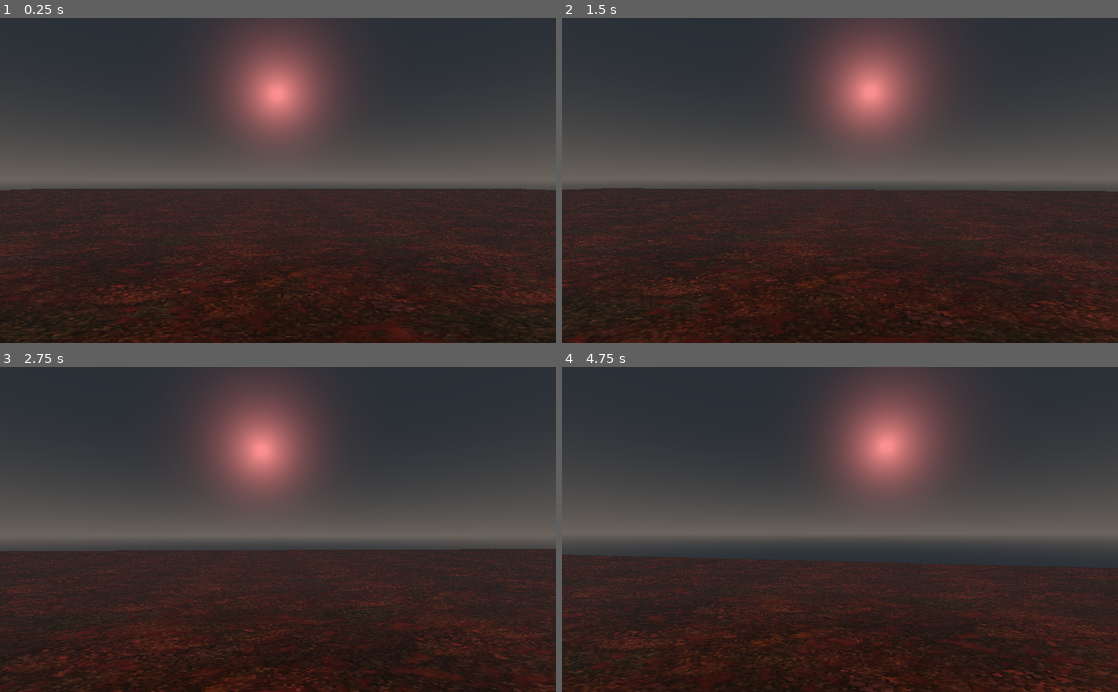
Above: before the commit, frames 1-4 (two rows, left to right).
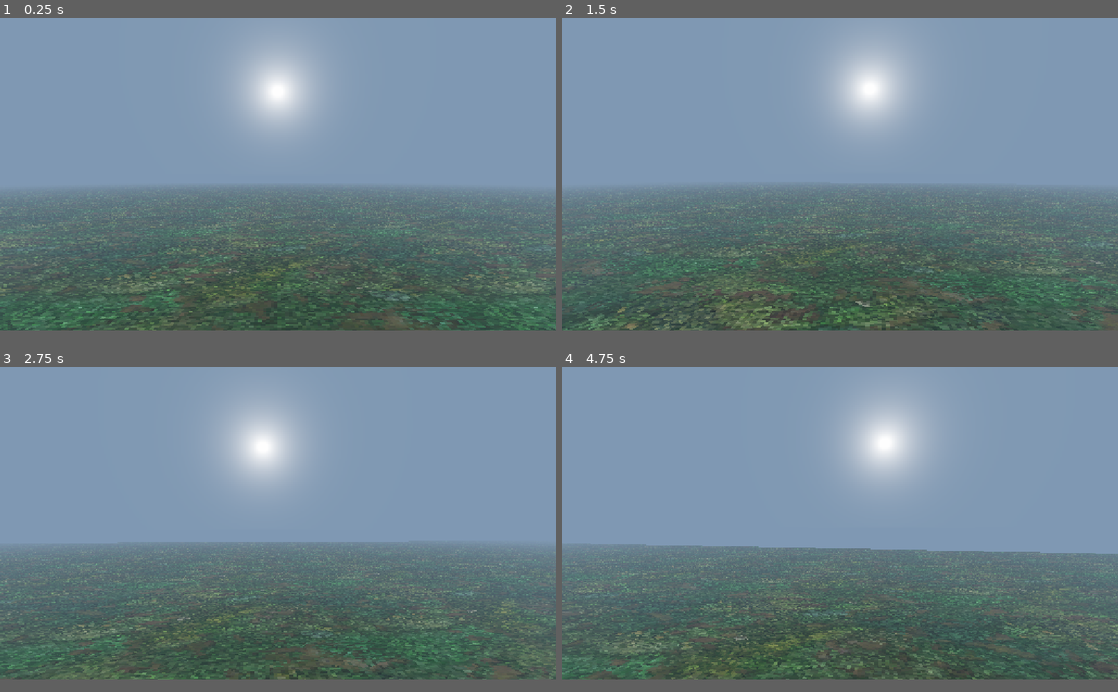
Above: after the commit, the same moments.

Repository: DougHigashi/godot-fps
Game: Godot game, scene res://Scenes/World.tscn
Two runs of this game, one before a commit and one after it. Both use one fixed random seed, a clock stepped at 60 frames per second and the inputs below.
Inputs (mouse positions are in pixels of both pictures, inside the frame that each line leads up to):
- Up to frame 1 (0.25 s): no input
- Up to frame 2 (1.5 s): tap Enter at 0.5 s; move the mouse to (867, 180) at 0.52 s; hold Shift (sprint) 0.53-1.28 s; hold W (move_forwards) from 0.53 s (still down); move the mouse to (812, 180) at 1.27 s; tap Shift (sprint) at 1.35 s
- Up to frame 3 (2.75 s): keep holding W (move_forwards); move the mouse to (289, 523) at 2.02 s; hold Shift (sprint) from 2.03 s (still down)
- Up to frame 4 (4.75 s): keep holding W (move_forwards); move the mouse to (834, 536) at 2.77 s; release Shift (sprint) at 2.78 s; tap Shift (sprint) at 2.85, 4.35 s; move the mouse to (878, 532) at 3.52 s; hold Shift (sprint) 3.53-4.28 s; move the mouse to (795, 526) at 4.27 s
In our replay, the window is 800x468 before the commit and 800x450 after it. These sizes can differ from the game's own. Grey fills any space a smaller window leaves; there, only what the larger window draws over its background counts as a difference.

The runs differ from the first frame. In frame 1, 96% of the frame differs, in the area x 0-100%, y 0-100%; in frame 2, 97%; in frame 3, 97%; in frame 4, 98%.

Commit message:
Adding fog and lower resolution aesthetic

Diff:
--- a/Scenes/World.tscn
+++ b/Scenes/World.tscn
@@ -11,15 +11,20 @@
 agent/radius = 0.91
 
 [sub_resource type="ProceduralSky" id=4]
-sky_top_color = Color( 0.156863, 0.184314, 0.211765, 1 )
-sky_horizon_color = Color( 0.423529, 0.396078, 0.372549, 1 )
-sun_color = Color( 0.964706, 0.270588, 0.270588, 1 )
+sky_top_color = Color( 0.501961, 0.6, 0.701961, 1 )
+sky_horizon_color = Color( 0.501961, 0.6, 0.701961, 1 )
+ground_bottom_color = Color( 0.501961, 0.6, 0.701961, 1 )
+ground_horizon_color = Color( 0.501961, 0.6, 0.701961, 1 )
 sun_latitude = 20.45
 sun_longitude = -0.15
 
 [sub_resource type="Environment" id=5]
 background_mode = 2
 background_sky = SubResource( 4 )
+fog_enabled = true
+fog_color = Color( 0.501961, 0.6, 0.701961, 1 )
+fog_depth_begin = 0.0
+fog_depth_end = 60.8
 
 [sub_resource type="CubeMesh" id=2]
 material = ExtResource( 1 )
@@ -42,7 +47,6 @@
 
 [node name="DirectionalLight" type="DirectionalLight" parent="WorldEnvironment"]
 transform = Transform( -0.991025, 0.12941, 0.0334937, 0.12941, 0.866025, 0.482963, 0.0334936, 0.482963, -0.875, -0.00521469, 48.5, -66.559 )
-light_color = Color( 0.964706, 0.270588, 0.270588, 1 )
 light_specular = 0.0
 shadow_enabled = true
 
@@ -81,6 +85,7 @@
 transform = Transform( -4.37114e-08, 0, 1, 0, 1, 0, -1, 0, -4.37114e-08, 10.2704, 0.907055, 0.481601 )
 
 [node name="shed" parent="Enviroment" instance=ExtResource( 2 )]
+transform = Transform( 1, 0, 0, 0, 1, 0, 0, 0, 1, 0, 1, 0 )
 
 [node name="Player" parent="." instance=ExtResource( 4 )]
 transform = Transform( 1, 0, 0, 0, 1, 0, 0, 0, 1, 0, 1, -3 )
--- a/project.godot
+++ b/project.godot
@@ -13,6 +13,16 @@
 config/name="FPS"
 run/main_scene="res://Scenes/World.tscn"
 config/icon="res://icon.png"
+
+[display]
+
+window/size/width=512
+window/size/height=288
+window/size/resizable=false
+window/size/test_width=1280
+window/size/test_height=720
+window/stretch/mode="viewport"
+window/stretch/aspect="keep"
 
 [importer_defaults]
 
--- a/src/characters/CharacterMover.gd
+++ b/src/characters/CharacterMover.gd
@@ -4,7 +4,7 @@
 
 export var move_accel = 1
 export var max_speed = 5
-export var sprint_speed = 2
+export var sprint_speed = 1.7
 var drag = 0.0
 export var gravity = 60
 
@@ -40,10 +40,11 @@
 		velocity += sprint_speed * cur_move_vec - velocity * Vector3(drag, 0, drag) + gravity * Vector3.DOWN * delta
 	else:
 		velocity += move_accel * cur_move_vec - velocity * Vector3(drag, 0, drag) + gravity * Vector3.DOWN * delta
+
 	velocity = body_to_move.move_and_slide_with_snap(velocity, snap_vec, Vector3.UP)
 
 	sprinting = false
-	emit_signal("movement_info", velocity)
+	emit_signal("movement_info", velocity, sprinting)
 
 func freeze():
 	frozen = true
--- a/src/characters/player/Player.tscn
+++ b/src/characters/player/Player.tscn
@@ -9,6 +9,7 @@
 [node name="Player" type="KinematicBody"]
 collision_layer = 3
 script = ExtResource( 1 )
+mouse_sens = 0.3
 
 [node name="CollisionShape" type="CollisionShape" parent="."]
 transform = Transform( 1, 0, 0, 0, -4.37114e-08, -1, 0, 1, -4.37114e-08, 0, 1, 0 )
--- /dev/null
+++ b/src/textures/ps1_shader.tres
@@ -0,0 +1,52 @@
+[gd_resource type="Shader" format=2]
+
+[resource]
+code = "shader_type spatial;
+render_mode vertex_lighting, skip_vertex_transform,
+			specular_phong, diffuse_lambert_wrap;
+
+uniform sampler2D albedo: hint_black_albedo;
+uniform sampler2D specular: hint_black;
+uniform sampler2D emission: hint_black;
+
+uniform float jitter: hint_range(0.0, 1.0) = 0.5;
+uniform bool jitter_z_coordinate = true;
+uniform bool jitter_depth_independent = true;
+uniform bool affine_texture_mapping = true;
+uniform float alpha_scissor: hint_range(0.0, 1.0) = 1.0;
+
+void vertex() {
+	VERTEX = (MODELVIEW_MATRIX * vec4(VERTEX, 1.0)).xyz;
+
+	float z_orig = VERTEX.z;
+	float i = (1.0 - jitter) * min(VIEWPORT_SIZE.x, VIEWPORT_SIZE.y) / 2.0;
+
+	if (jitter_depth_independent) {
+		float w = (PROJECTION_MATRIX * vec4(VERTEX, 1.0)).w;
+		VERTEX = round(VERTEX / w * i) / i * w;
+	} else {
+		VERTEX = round(VERTEX * i) / i;
+	}
+
+	if (!jitter_z_coordinate) {
+		VERTEX.z = z_orig;
+	}
+
+	if (affine_texture_mapping) {
+		UV *= VERTEX.z;
+	}
+}
+
+void fragment() {
+	vec2 uv = UV;
+
+	if (affine_texture_mapping) {
+		uv /= VERTEX.z;
+	}
+
+	ALBEDO = texture(albedo, uv).rgb;
+	ALPHA = texture(albedo, uv).a;
+	ALPHA_SCISSOR = alpha_scissor;
+	EMISSION = texture(emission, uv).rgb;
+	SPECULAR = texture(specular, uv).r;
+}"
